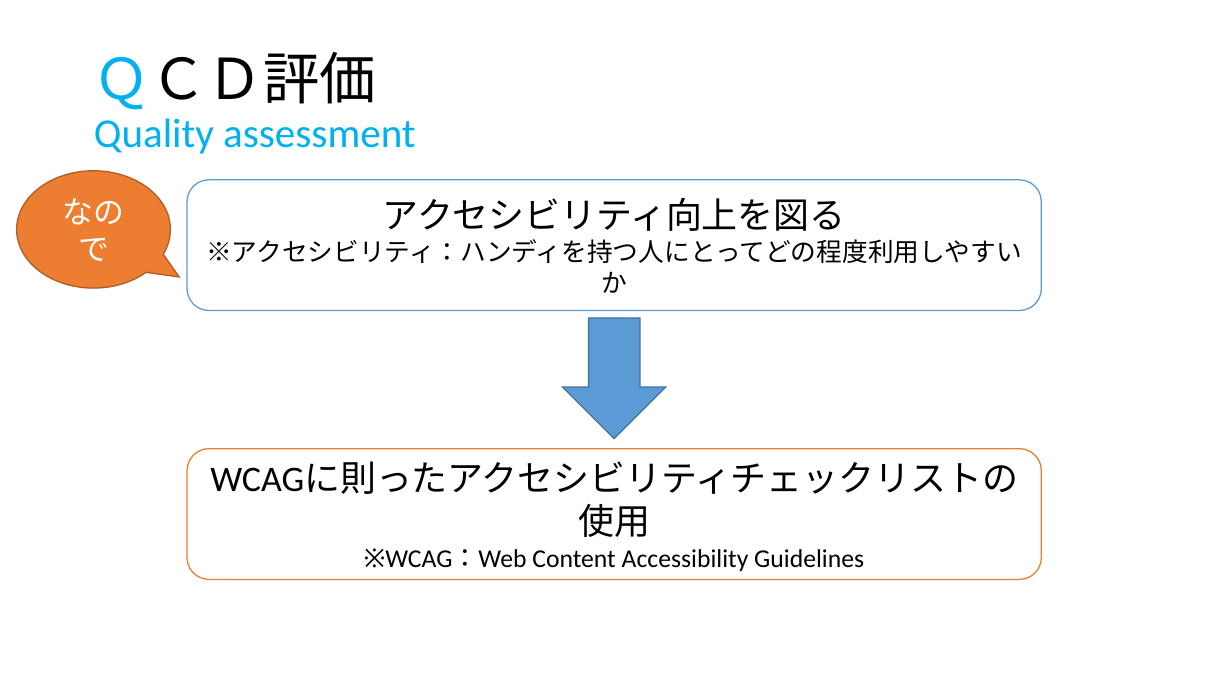
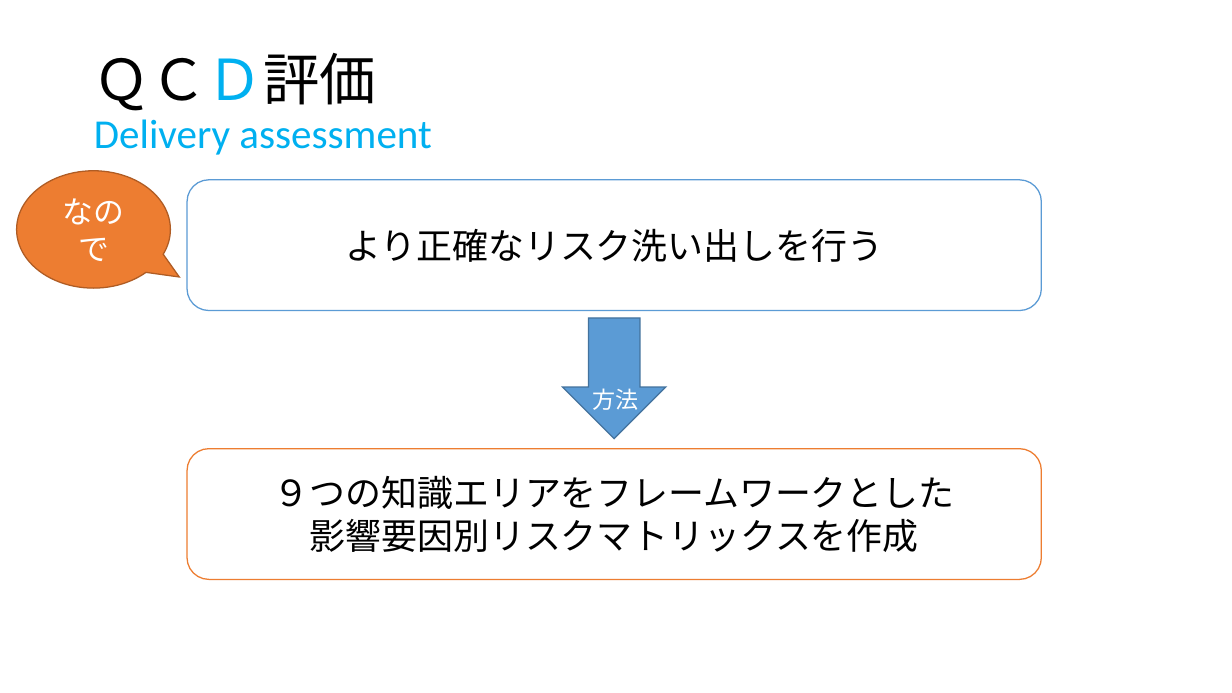
Before and after one commit to IzumiYuuta/PMyabukikenC, a slide deck: slide 3 of 最終発表/最終発表（納期）.pptx (slide 5 before the commit). Drawn at 1232x693 pixels with LibreOffice and Linux fonts; fonts in the diff are those of the drawing. Boxes give left, top, right and bottom in pixels: in the first picture for what was removed or moved away, otherwise in the second. Text is boxed around its words. In the diff, an @@ line names an element or a change of style, - is before the commit and + after.

```diff
--- a/最終発表/最終発表（納期）.pptx
+++ b/最終発表/最終発表（納期）.pptx
@@ title at bbox=[94, 53, 431, 155]: text changed @@
-ＱＣＤ評価
-Quality assessment
+ＱＣＤ評価
+Delivery assessment
@@ text in rounded rectangle at bbox=[345, 228, 883, 262]: text changed; size 20 to 28 pt @@
-アクセシビリティ向上を図る
-※アクセシビリティ：ハンディを持つ人にとってどの程度利用しやすいか
+より正確なリスク洗い出しを行う
@@ text added at bbox=[592, 388, 638, 410], 18 pt, text #FFFFFF @@
+方法
@@ text in rounded rectangle at bbox=[274, 475, 955, 552]: text changed; size 20 to 28 pt @@
-WCAGに則ったアクセシビリティチェックリストの使用
-※WCAG：Web Content Accessibility Guidelines
+９つの知識エリアをフレームワークとした
+影響要因別リスクマトリックスを作成
```
Also in this commit, not shown: 2 other slides changed, 2 slides added, 2 slides removed, 2 other files.
